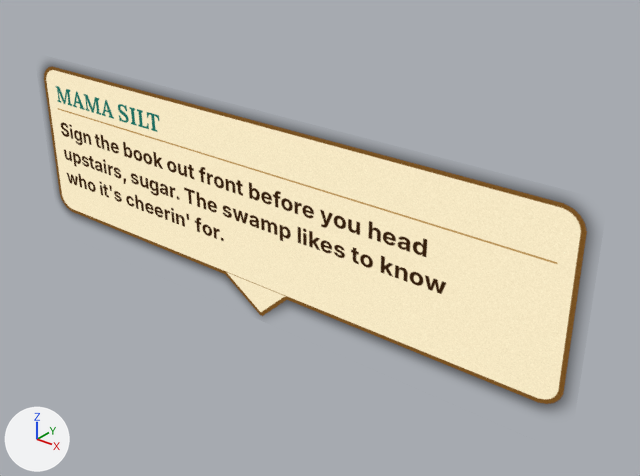
The glTF model sb_barkeep_t4.glb: old version first, new version second.
Before and after are seen from a camera (50 mm lens) standing at (2.38, -2.55, 1.6) and looking at (0.25, 0.12, -0.05). The axes (+X, +Y, +Z) are drawn at lower left. The lights are the same throughout. The picture after the commit comes second. Vertices at exactly the same position are counted once.

The first picture shows 'spire'.
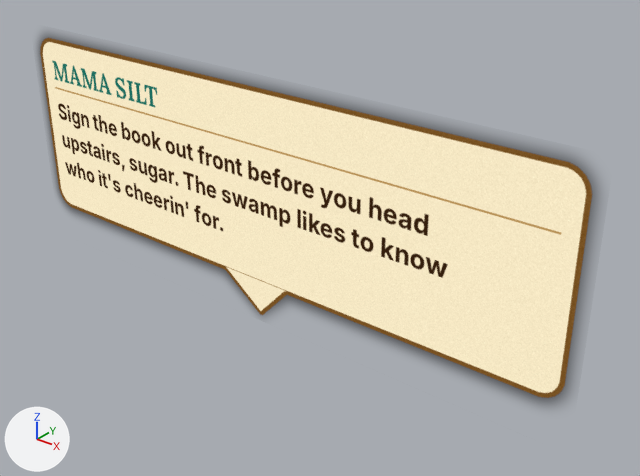
The newer file is also rescaled (x0.87), turned or shifted as a whole; pictures and numbers use the older file's frame.

What the commit changed:
me_spire is used by ob_spire; location (0.0, 0.0, 0.0).
me_spire had 4 vertices, 2 faces and spanned x -1.49..1.49, y 0.0, z -0.5..0.5.
me_spire now has 4 vertices, 2 faces and spans x -1.49..1.49, y 0.0, z -0.5..0.65.
Part 1, on me_spire:
Vertex 2 of me_spire moves from (1.49, 0.0, 0.5) to (1.49, 0.0, 0.65).
Vertex 3 of me_spire moves from (-1.49, 0.0, 0.5) to (-1.49, 0.0, 0.65).

What differs and where, as boxes (x1, y1, x2, y2) in the pictures (640 x 476 px):
'spire', reshaped (7% taller)
    before: (43, 65, 589, 408)
    after: (39, 36, 595, 402)
